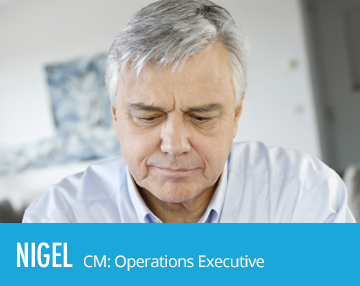
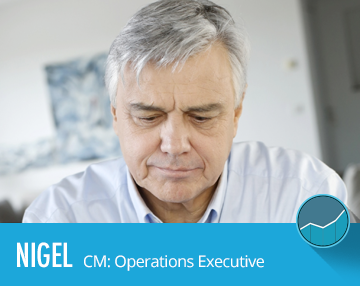
Comparing the layer stacks of the two 360px x 286px images. Changes:
added layer "Vector Smart Object" above "Layer 10" over (296, 194, 350, 248)
added layer "Layer 10" (multiply, 33%) above "CM: Operations Executive" over (304, 201, 360, 282)
